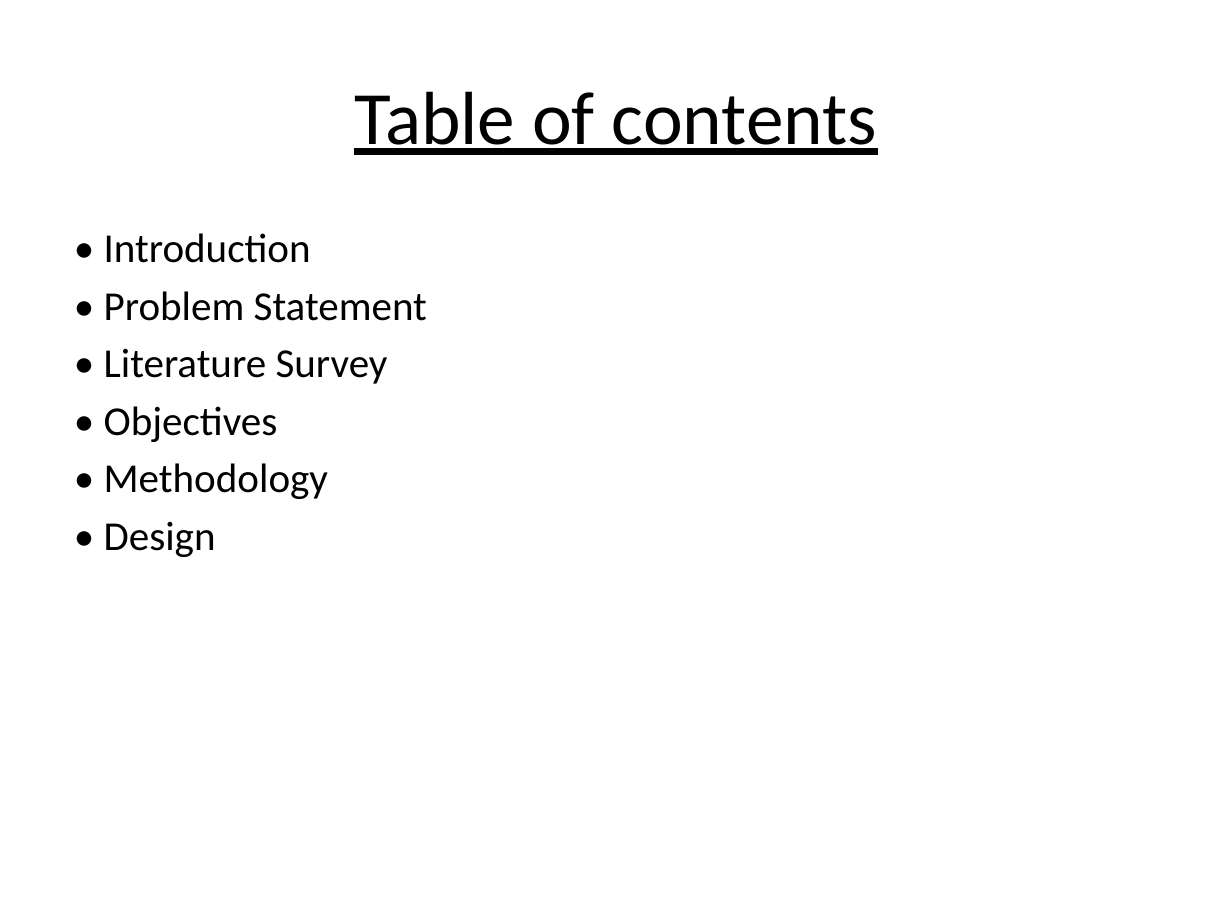
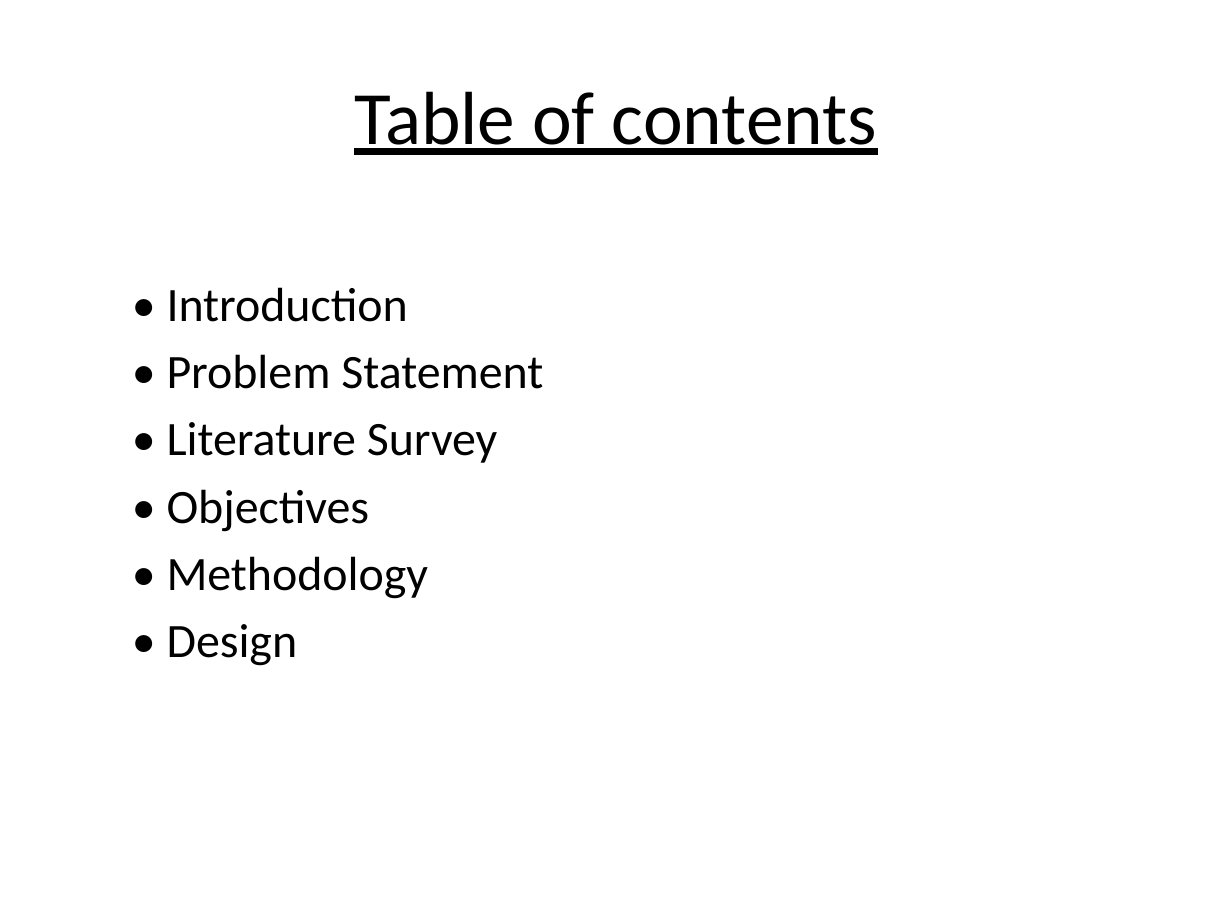
Before and after one commit to Dawn-Of-Justice/ACAV, a slide deck: slide 2 of MiniProj.pptx. Drawn at 1232x924 pixels with LibreOffice and Linux fonts; fonts in the diff are those of the drawing. Boxes give left, top, right and bottom in pixels: in the first picture for what was removed or moved away, otherwise in the second. Text is boxed around its words. In the diff, an @@ line names an element or a change of style, - is before the commit and + after.

```diff
--- a/MiniProj.pptx
+++ b/MiniProj.pptx
@@ text "• Introduction": place and size @@
-text "• Introduction" at (104,233,427,557)
+text "• Introduction" at (167,287,543,666)
@@ text "• Introduction" at (167,287,543,666): size 24 to 28 pt @@
```
Also in this commit, not shown: 3 other slides changed, 2 slides added.
